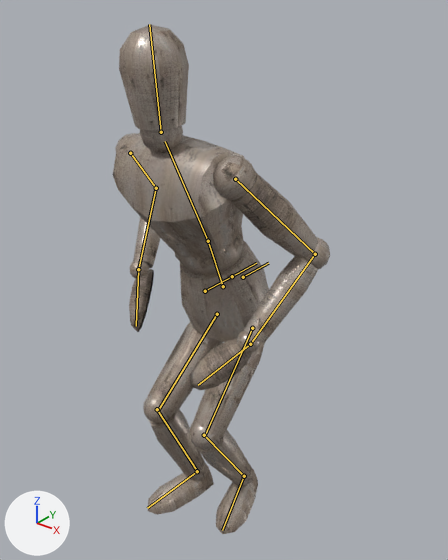
An edit to the FBX model Assets/Models/MC.fbx, drawn before and after from the same camera.
Both versions are drawn from a camera (50 mm lens) standing at (0.469, -0.55, 0.728) and looking at (0.006, 0.029, 0.369). The lights are fixed; the arrows at lower left show +X, +Y and +Z. The picture after the commit comes second. Both versions are drawn at frame 4 of the action 'Armature|Leap'; the numbers are the values there. The bones that change, and the others that lie on the model, are drawn over the model as lines.

Objects in the first picture: 'Mannequin'.
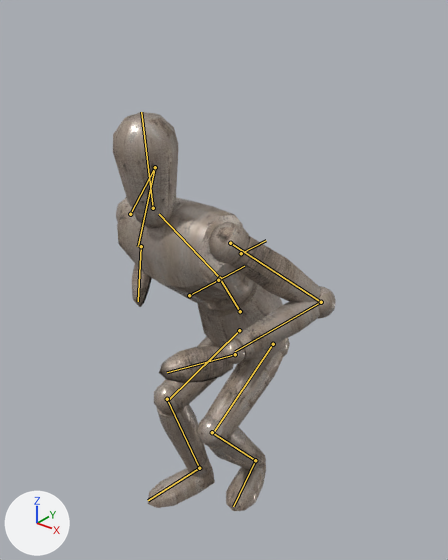
The edits, one by one:
Bone 'Hip_Bone' (bone_hip_bone) moves from (-0.01, -2.81, -1.58) to (-0.03, -5.02, -3.17).
Bone 'Hip_Bone' (bone_hip_bone) turns from (19, -3, 2) to (31, -4, 3) degrees about its own x, y and z.
Bone 'Spine_Bone' (bone_spine_bone) turns from (5, -2, 0) to (9, 0, 1) degrees about its own x, y and z.
Bone 'Head_Bone' (bone_head_bone) turns from (-21, 7, -3) to (-36, 3, -5) degrees about its own x, y and z.
Bone 'Arm_Upper_Bone_R' (bone_arm_upper_bone_r) turns from (37, -127, 28) to (64, -147, -15) degrees about its own x, y and z.
Bone 'Arm_Lower_Bone_R' (bone_arm_lower_bone_r) turns from (0, 0, -101) to (0, 0, -148) degrees about its own x, y and z.
Bone 'Arm_Upper_Bone_L' (bone_arm_upper_bone_l) turns from (38, 113, -31) to (-49, 85, -108) degrees about its own x, y and z.
Bone 'Arm_Lower_Bone_L' (bone_arm_lower_bone_l) turns from (0, 0, 87) to (0, 0, 125) degrees about its own x, y and z.
Bone 'Leg_Upper_Bone_L' (bone_leg_upper_bone_l) turns from (59, -3, -5) to (91, -1, -8) degrees about its own x, y and z.
Bone 'Leg_Lower_Bone_L' (bone_leg_lower_bone_l) turns from (-71, 1, 2) to (-99, 2, 2) degrees about its own x, y and z.
Bone 'Foot_Bone_L' (bone_foot_bone_l) turns from (19, -10, 24) to (33, -19, 25) degrees about its own x, y and z.
Bone 'Leg_Upper_Bone_R' (bone_leg_upper_bone_r) turns from (66, 4, 0) to (102, 2, -1) degrees about its own x, y and z.
Bone 'Leg_Lower_Bone_R' (bone_leg_lower_bone_r) turns from (-69, 0, 0) to (-89, 0, 0) degrees about its own x, y and z.
Bone 'Foot_Bone_R' (bone_foot_bone_r) turns from (18, 3, -7) to (20, 4, -9) degrees about its own x, y and z.

Location of each change, [x1, y1, x2, y2] in pixels of the pictures (448 x 560 px):
'Mannequin', posed (22% shorter): before [113, 25, 330, 534]; after [113, 112, 336, 511]
bone 'Hip_Bone', root to tip: before (223, 286) to (208, 242); after (240, 311) to (220, 279)
bone 'Spine_Bone', root to tip: before (208, 241) to (165, 141); after (220, 278) to (159, 214)
bone 'Head_Bone', root to tip: before (161, 132) to (149, 24); after (153, 208) to (141, 112)
bone 'Arm_Upper_Bone_R', root to tip: before (130, 153) to (156, 188); after (130, 214) to (155, 167)
bone 'Arm_Lower_Bone_R', root to tip: before (156, 188) to (138, 269); after (155, 167) to (138, 246)
bone 'Arm_Upper_Bone_L', root to tip: before (235, 179) to (315, 254); after (230, 243) to (321, 302)
bone 'Arm_Lower_Bone_L', root to tip: before (315, 254) to (250, 344); after (321, 302) to (235, 351)
bone 'Leg_Upper_Bone_L', root to tip: before (252, 328) to (205, 435); after (273, 344) to (212, 434)
bone 'Leg_Lower_Bone_L', root to tip: before (204, 435) to (244, 476); after (212, 432) to (255, 460)
bone 'Foot_Bone_L', root to tip: before (244, 476) to (222, 530); after (255, 460) to (233, 506)
bone 'Leg_Upper_Bone_R', root to tip: before (217, 314) to (158, 410); after (239, 330) to (167, 401)
bone 'Leg_Lower_Bone_R', root to tip: before (157, 409) to (197, 471); after (167, 399) to (199, 468)
bone 'Foot_Bone_R', root to tip: before (197, 471) to (147, 508); after (199, 468) to (148, 500)
